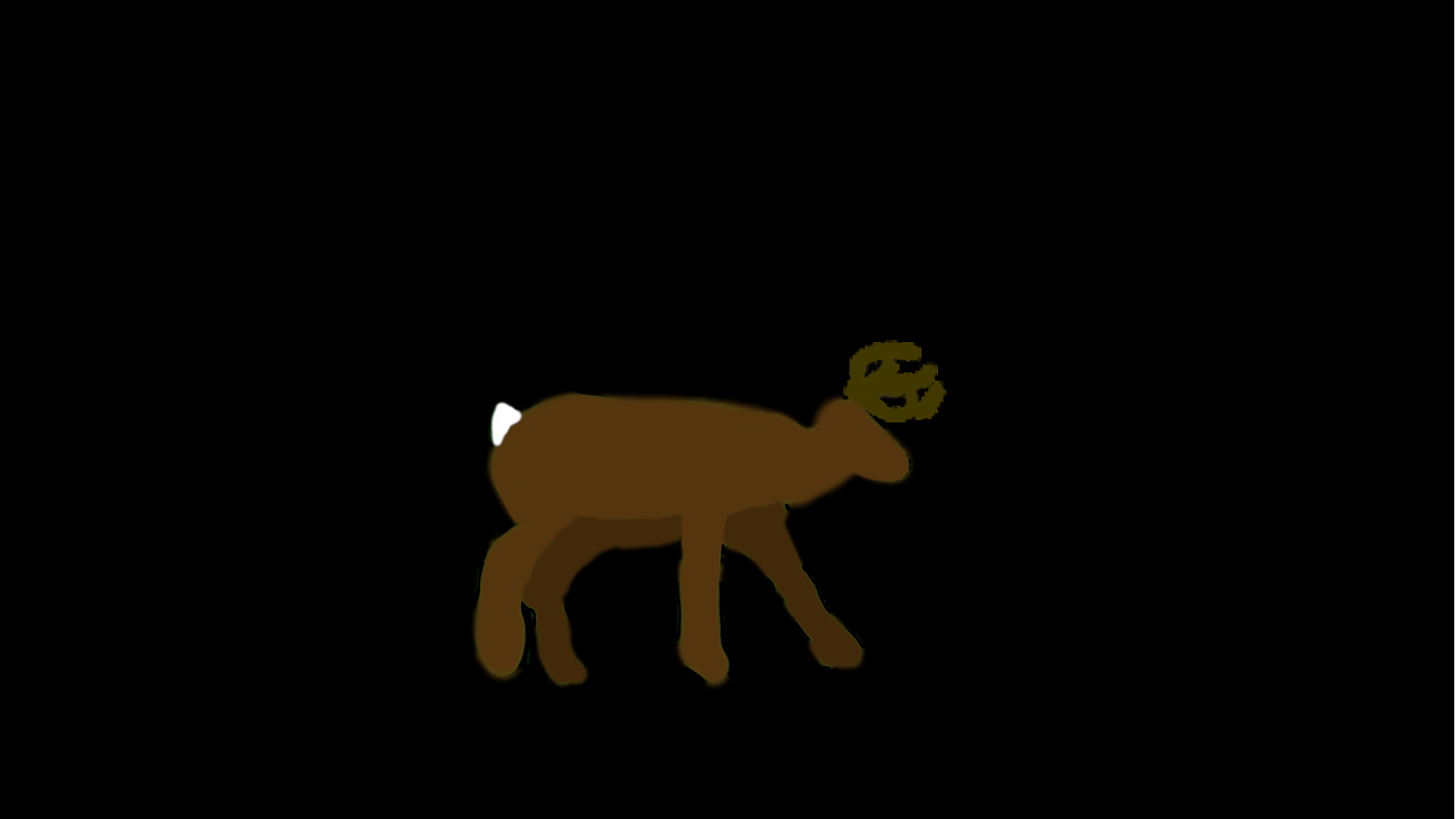
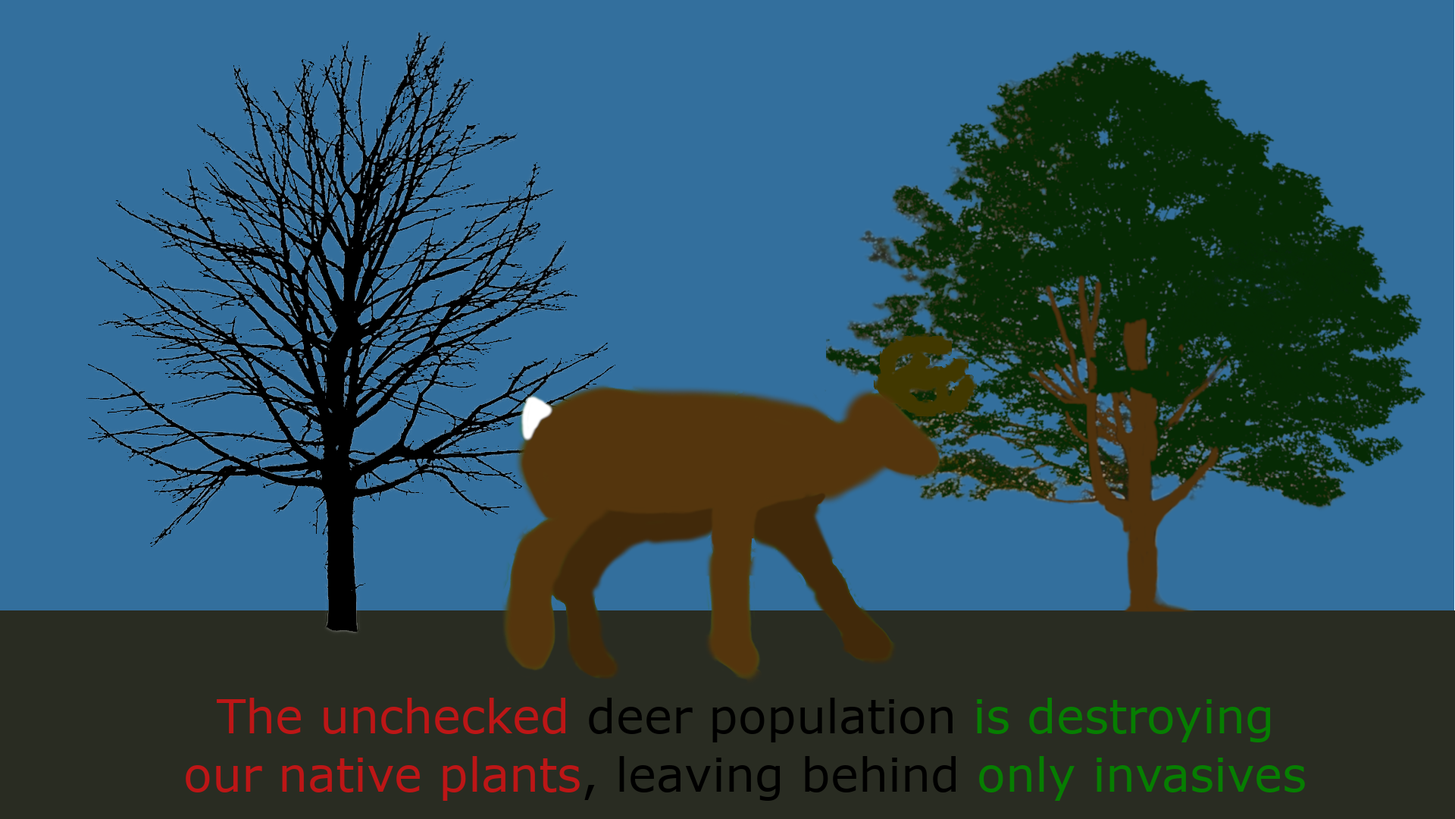
Revision of a layered 1455 x 819 image; what changed, layer by layer:
added layer "The unchecked deer population..." above "text" over [185,697,1306,801]
painted on "deer" over [469,330,978,700]
added layer "leaf tree" above "no leaf tree" over [811,47,1428,613]
added layer "no leaf tree" above "uh bottom for bacckground" over [85,28,617,637]
added layer "uh bottom for bacckground" above "Background" over [0,610,1455,819]
painted on "Background" over [0,0,1455,819]
